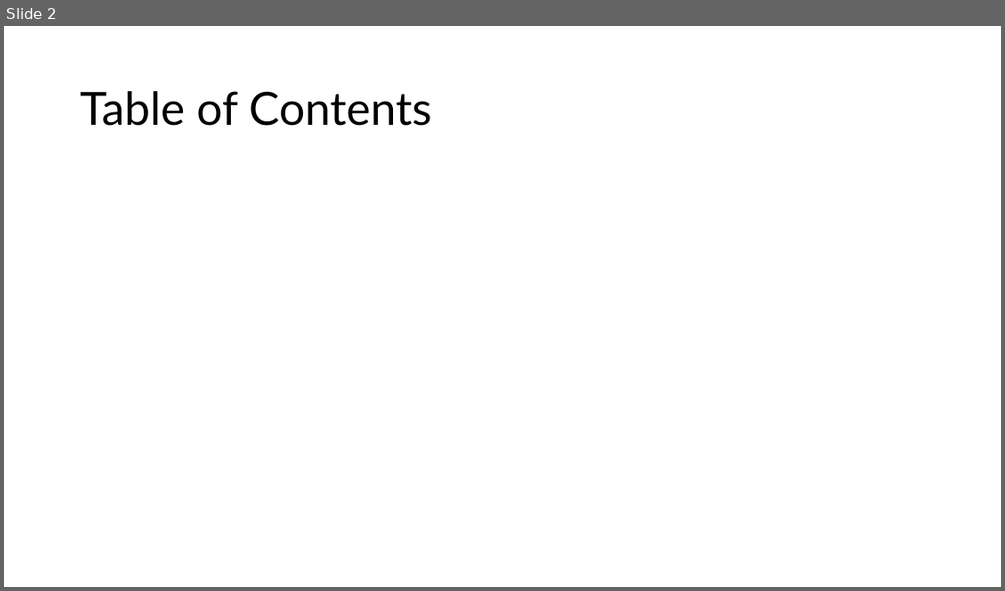
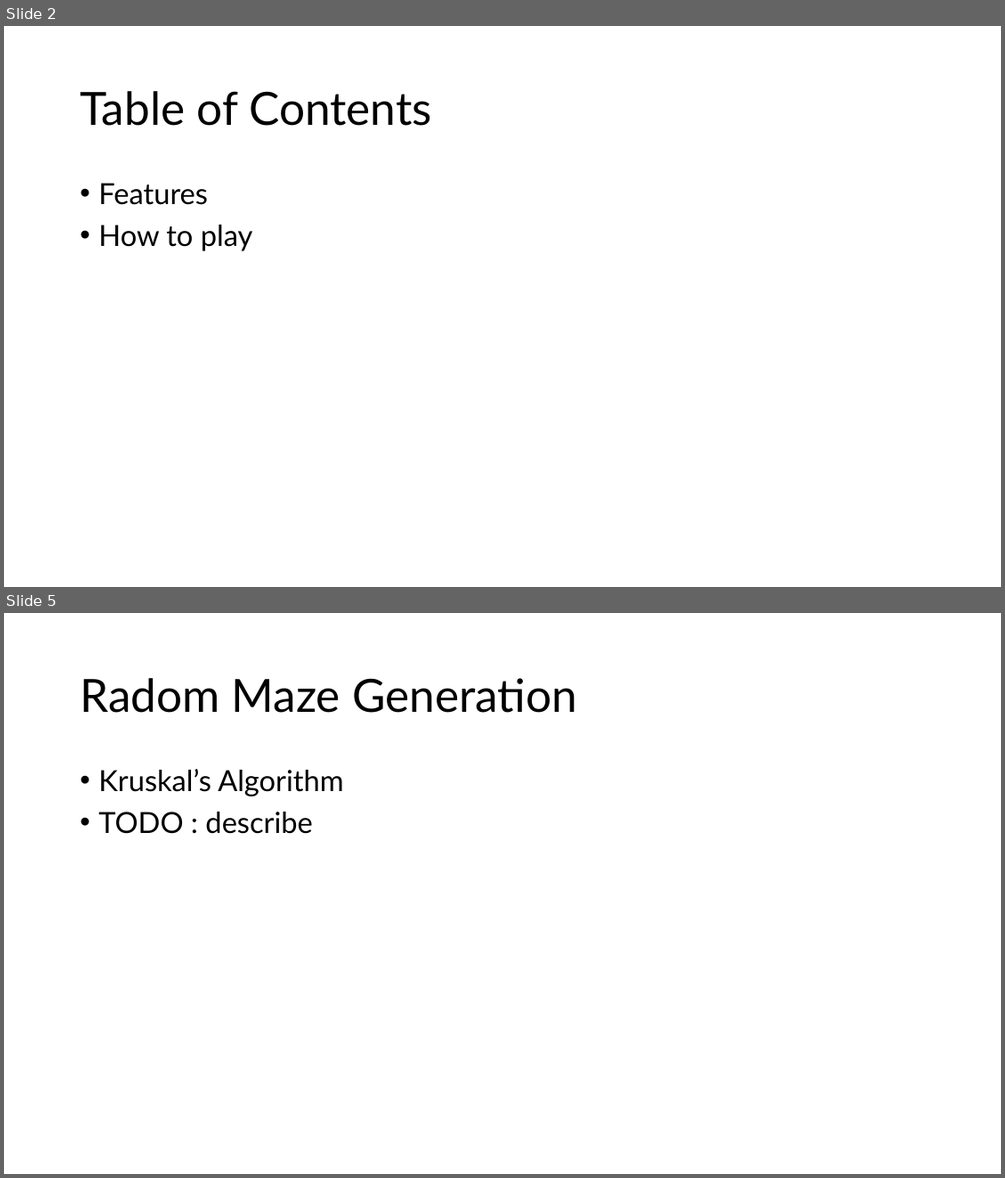
Before and after one commit to 5tarlight/c-programming-2025, a slide deck: materials/기말과제 제안 발표.pptx. Shown one above the other, each under a label of ours: slide 2 before the commit, slides 2 and 5 after it; the slides between them are not shown. The pictures are 1005x591 and 1005x1178 pixels, drawn with LibreOffice and Linux fonts; fonts in the diff are those of the drawing. Boxes give left, top, right and bottom in pixels: in the first picture for what was removed or moved away, otherwise in the second. Text is boxed around its words. In the diff, an @@ line names an element or a change of style, - is before the commit and + after.

```diff
--- a/materials/기말과제 제안 발표.pptx
+++ b/materials/기말과제 제안 발표.pptx
@@ slide 5 added at [4,613,1001,1174], background #FFFFFF @@
@@ title added at [80,678,577,713], 44 pt, text #000000 @@
+Radom Maze Generation
@@ text added at [98,769,343,834], 28 pt, text #000000 @@
+• Kruskal’s Algorithm
+• TODO : describe
@@ slide 2 changed as well @@
@@ text added at [98,183,253,251], 28 pt, text #000000 @@
+• Features
+• How to play
```
Also in this commit, not shown: 1 other slide changed, 6 other slides added.
